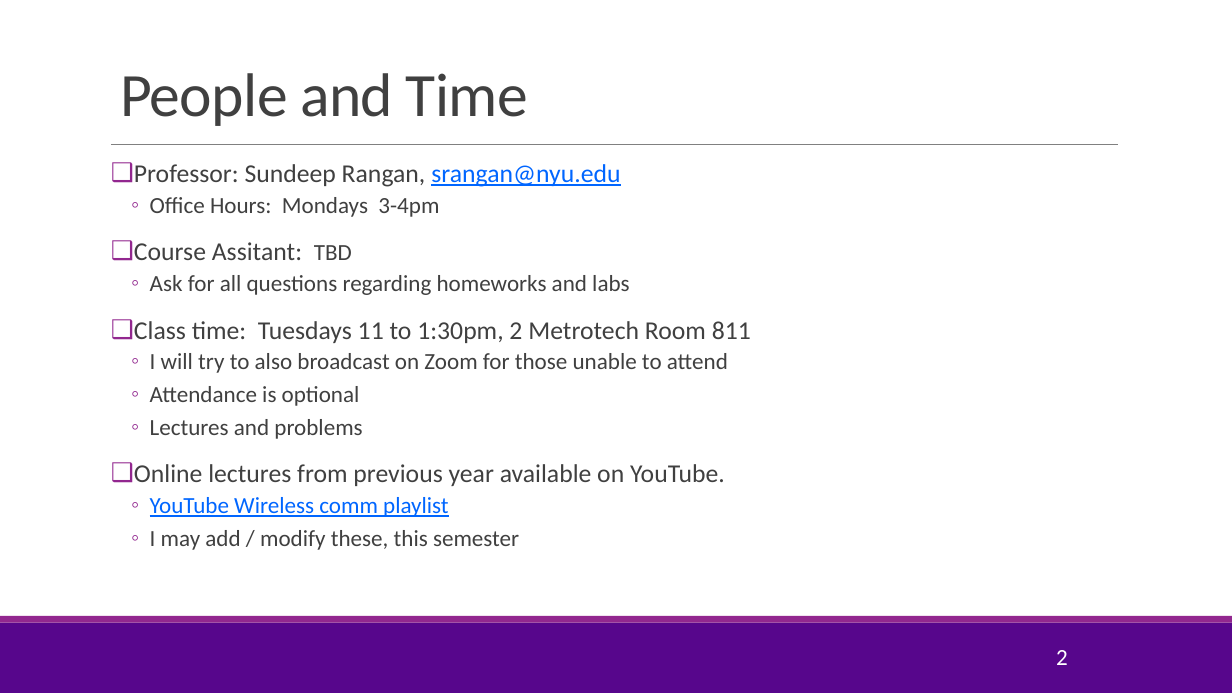
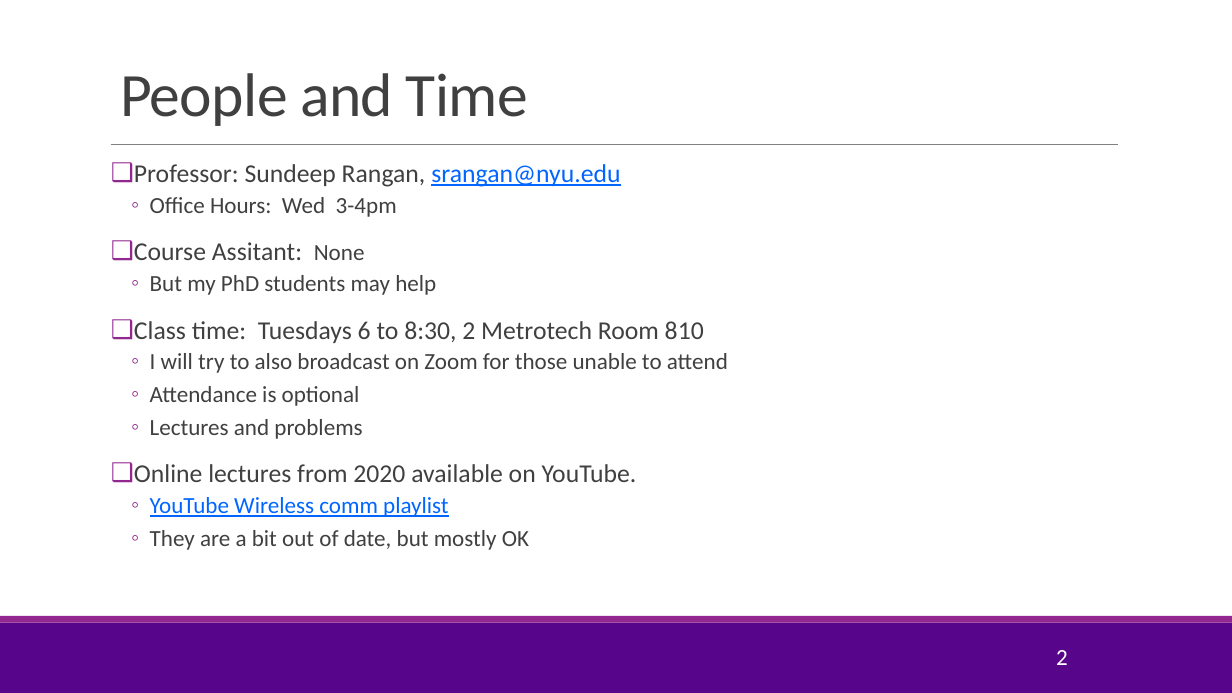
Before and after one commit to sdrangan/wirelesscomm, a slide deck: slide 2 of lectures/CourseAdmin.pptx. Drawn at 1232x693 pixels with LibreOffice and Linux fonts; fonts in the diff are those of the drawing; background and template pictures are left out. Boxes give left, top, right and bottom in pixels: in the first picture for what was removed or moved away, otherwise in the second. Text is boxed around its words. In the diff, an @@ line names an element or a change of style, - is before the commit and + after.

```diff
--- a/lectures/CourseAdmin.pptx
+++ b/lectures/CourseAdmin.pptx
@@ text at bbox=[134, 197, 704, 343]: text changed; size 18 to 20 pt @@
-  ◦ Office Hours: Mondays 3-4pm
-❑ Course Assitant: TBD
-  ◦ Ask for all questions regarding homeworks and labs
-❑ Class time: Tuesdays 11 to 1:30pm, 2 Metrotech Room 811
+  ◦ Office Hours: Wed 3-4pm
+❑ Course Assitant: None
+  ◦ But my PhD students may help
+❑ Class time: Tuesdays 6 to 8:30, 2 Metrotech Room 810
@@ text at bbox=[134, 464, 637, 482]: text changed @@
-❑ Online lectures from previous year available on YouTube.
+❑ Online lectures from 2020 available on YouTube.
@@ text at bbox=[150, 530, 529, 550]: text changed @@
-  ◦ I may add / modify these, this semester
+  ◦ They are a bit out of date, but mostly OK
```
Also in this commit, not shown: 1 other slide changed, 1 slide added, 4 other files.
